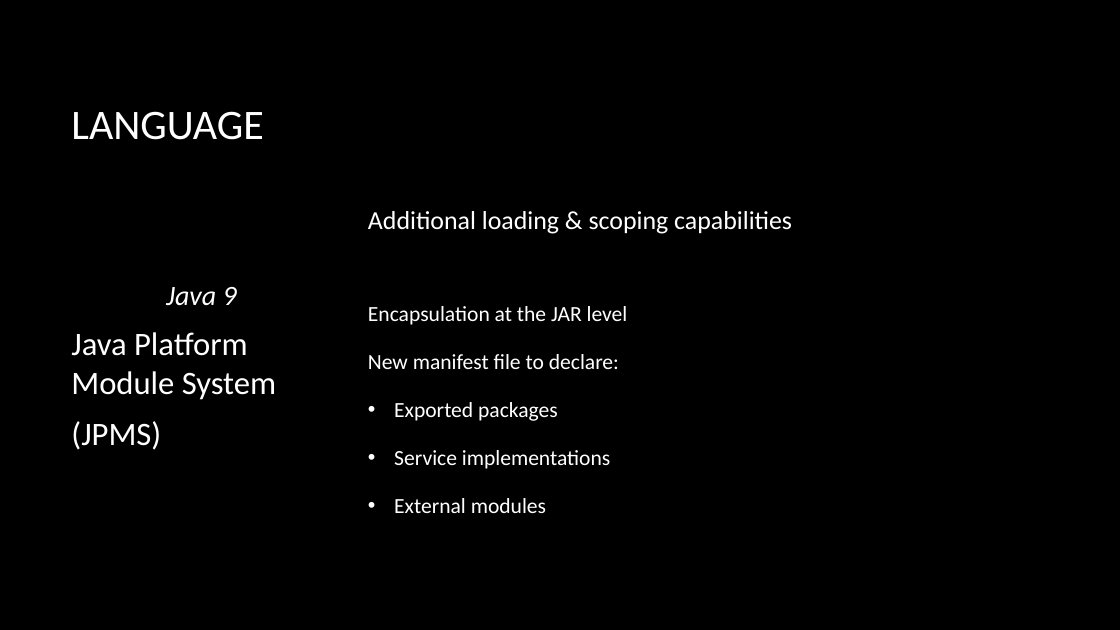
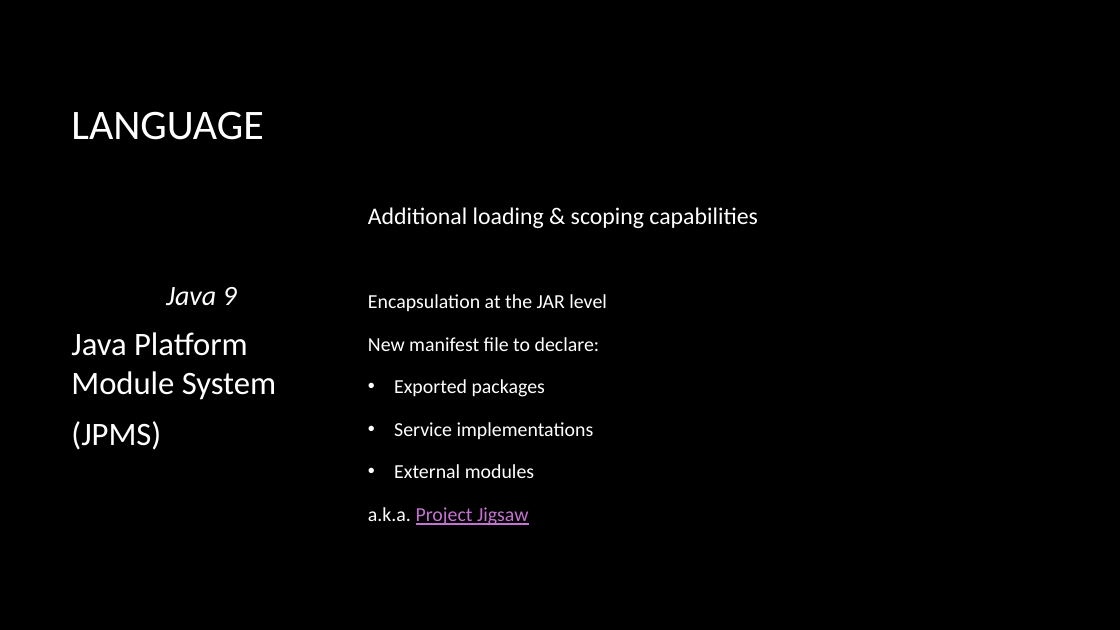
Before and after one commit to macdaddyaz/modern-java, a slide deck: slide 9 of Java 9 and up.pptx (slide 7 before the commit). Drawn at 1120x630 pixels with LibreOffice and Linux fonts; fonts in the diff are those of the drawing; background and template pictures are left out. Boxes give left, top, right and bottom in pixels: in the first picture for what was removed or moved away, otherwise in the second. Text is boxed around its words. In the diff, an @@ line names an element or a change of style, - is before the commit and + after.

```diff
--- a/Java 9 and up.pptx
+++ b/Java 9 and up.pptx
@@ text at bbox=[368, 207, 757, 478]: size 22.2 to 20.4 pt in "Additional loading & scoping capabilities"; size 18.5 to 17 pt in "Encapsulation at the JAR level", "New manifest file to declare:", "Exported packages", "Service implementations" and 1 more places; line spacing 1.1 to 1; line spacing 1.4 to 1.3 @@
@@ text at bbox=[368, 507, 529, 525]: paragraph added @@
+a.k.a. Project Jigsaw
```
Also in this commit, not shown: 9 other slides changed, 17 slides added, 1 slide removed.
